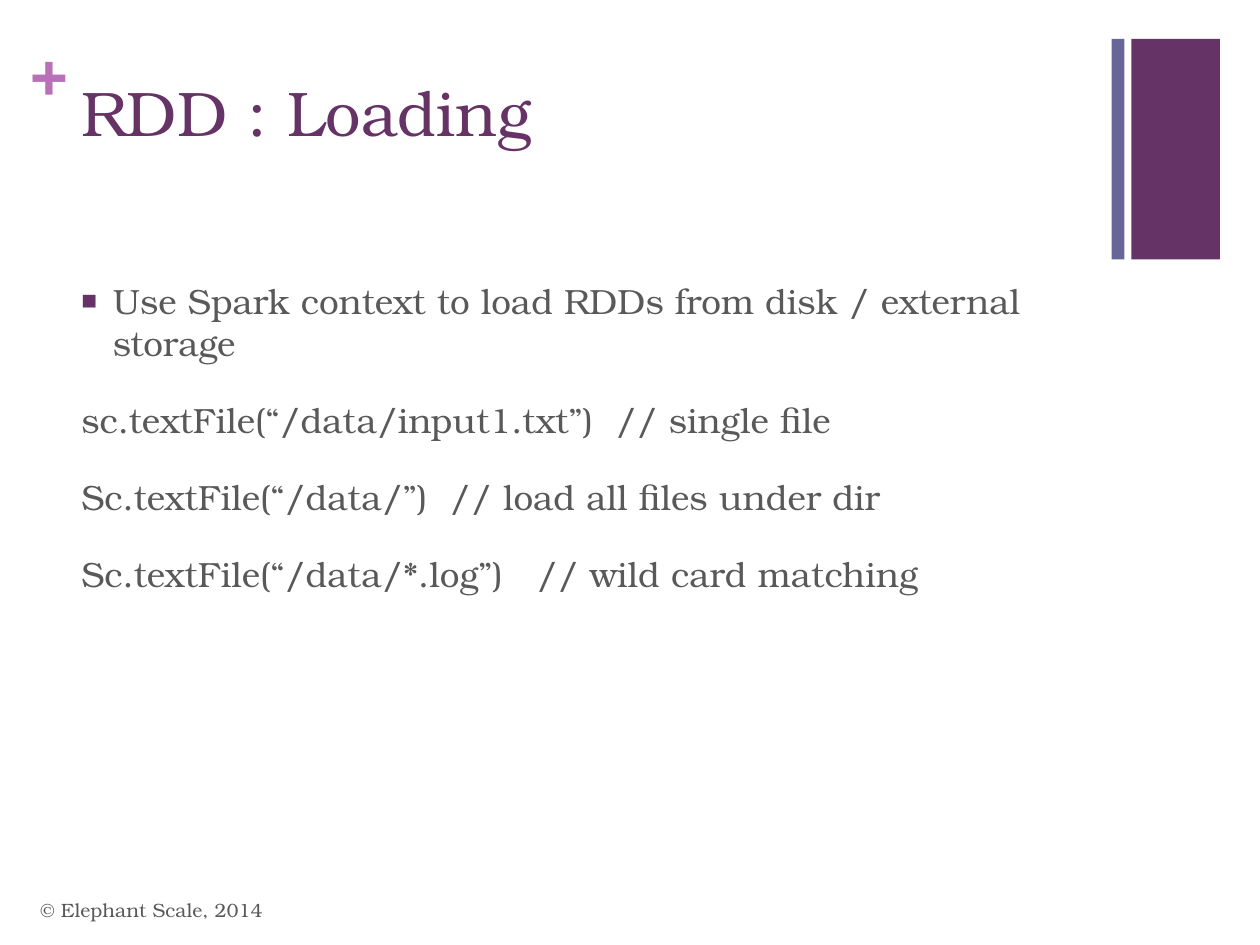
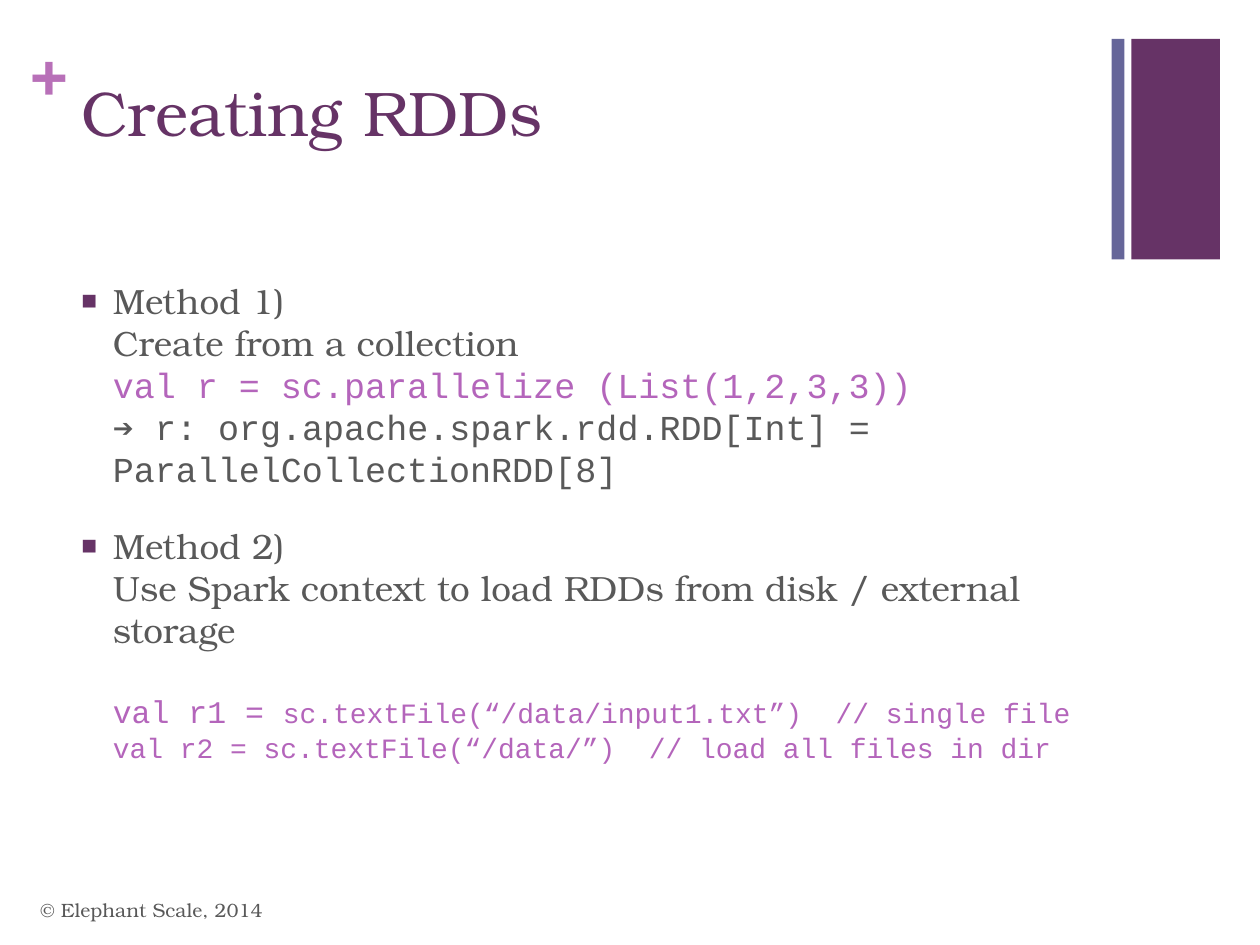
Before and after one commit to mattvinks/spark-labs, a slide deck: slide 27 of slides/02_Spark_Intro.pptx (slide 19 before the commit). Drawn at 1260x945 pixels with LibreOffice and Linux fonts; fonts in the diff are those of the drawing. Boxes give left, top, right and bottom in pixels: in the first picture for what was removed or moved away, otherwise in the second. Text is boxed around its words. In the diff, an @@ line names an element or a change of style, - is before the commit and + after.

```diff
--- a/slides/02_Spark_Intro.pptx
+++ b/slides/02_Spark_Intro.pptx
@@ title at [81, 92, 542, 151]: text changed @@
-RDD : Loading
+Creating RDDs
@@ text at [113, 289, 1051, 764]: text changed; font TeX Gyre Bonum to Courier New @@
-■ Use Spark context to load RDDs from disk / external storage
-sc.textFile(“/data/input1.txt”) // single file
-Sc.textFile(“/data/”) // load all files under dir
-Sc.textFile(“/data/*.log”) // wild card matching
+■ Method 1)
+  Create from a collection
+  val r = sc.parallelize (List(1,2,3,3))
+  ➔ r: org.apache.spark.rdd.RDD[Int] = ParallelCollectionRDD[8]
+■ Method 2)
+  Use Spark context to load RDDs from disk / external storage
+  val r1 = sc.textFile(“/data/input1.txt”) // single file
+  val r2 = sc.textFile(“/data/”) // load all files in dir
```
Also in this commit, not shown: 5 other slides changed, 4 slides added, 1 slide removed, 16 other files.
